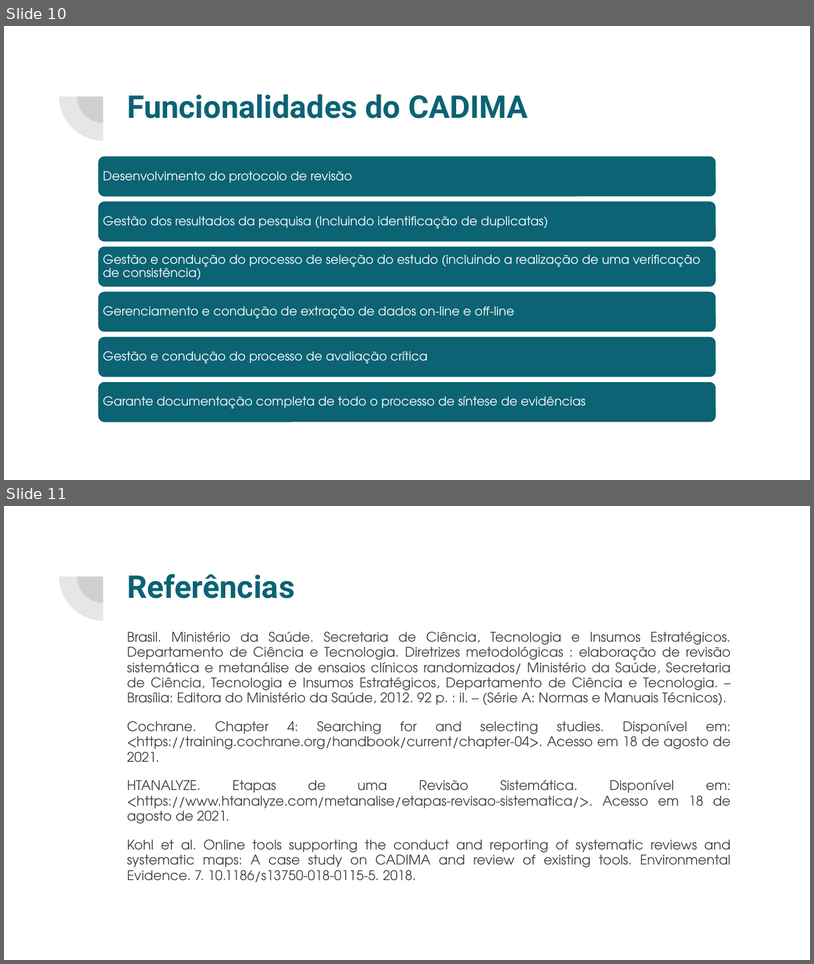
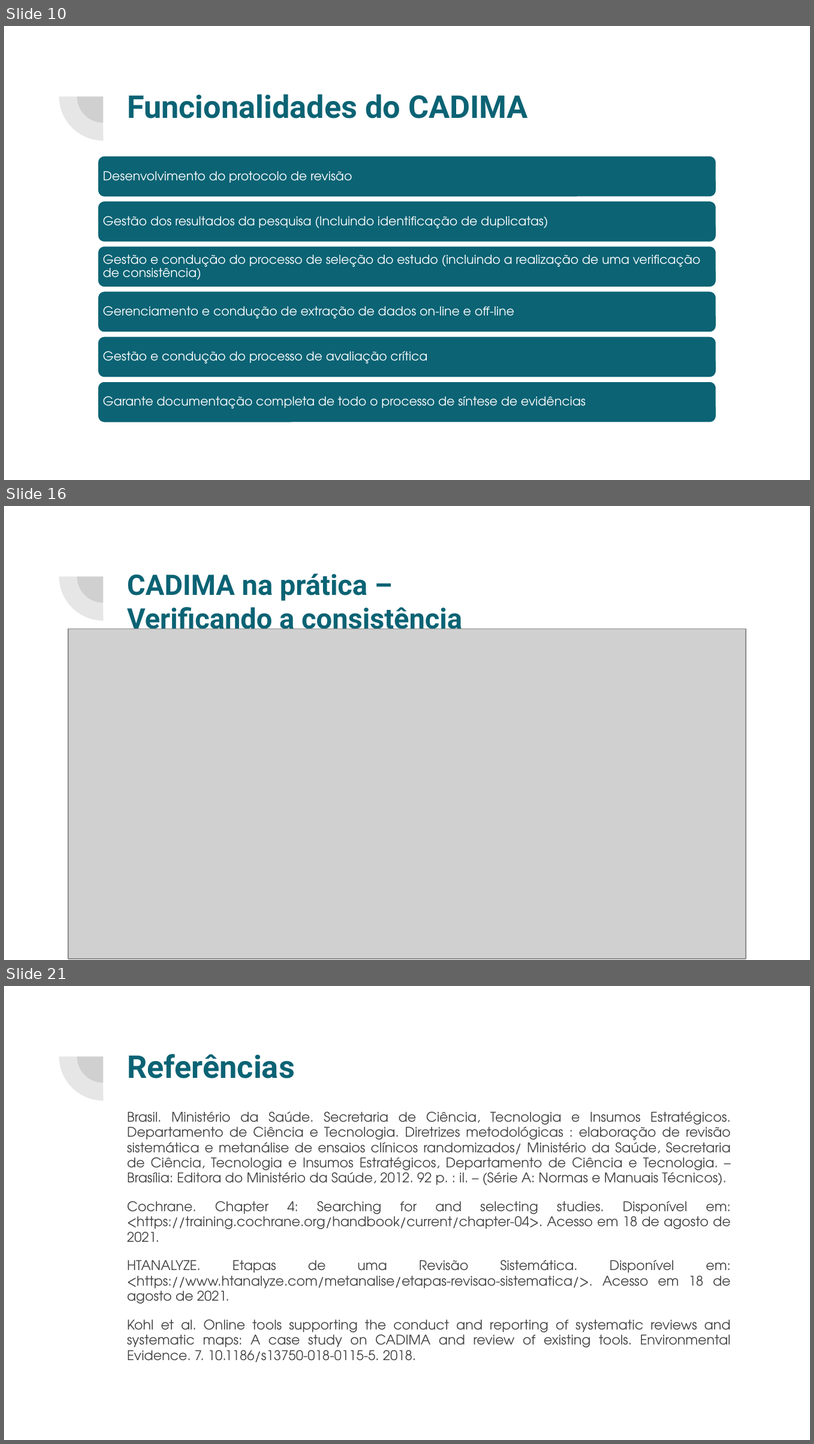
Before and after one commit to cglima/apresentacao-revisao-sistematica, a slide deck: apresentacao-revisao-sistematica.pptx. Shown one above the other, each under a label of ours: slides 10 and 11 before the commit, slides 10, 16 and 21 after it; the slides between them are not shown. The pictures are 814x964 and 814x1444 pixels, drawn with LibreOffice and Linux fonts; fonts in the diff are those of the drawing; grey boxes stand for pictures. Boxes give left, top, right and bottom in pixels: in the first picture for what was removed or moved away, otherwise in the second. Text is boxed around its words. In the diff, an @@ line names an element or a change of style, - is before the commit and + after.

Commit message:
Inserção de prints simulando o funcionamento do CADIMA nos slides da apresentação.

```diff
--- a/apresentacao-revisao-sistematica.pptx
+++ b/apresentacao-revisao-sistematica.pptx
@@ slide 16 added at [4,506,810,960], background #FFFFFF; not listed: 2 template elements that a slide beside it also shows @@
@@ title added at [127,573,462,629], 25.2 pt, text #0B6374, bold @@
+CADIMA na prática –
+Verificando a consistência
@@ picture added at [69,628,747,958] @@
@@ what was slide 11 is now slide 21 @@
```
Also in this commit, not shown: 1 slide changed, 9 other slides added.
